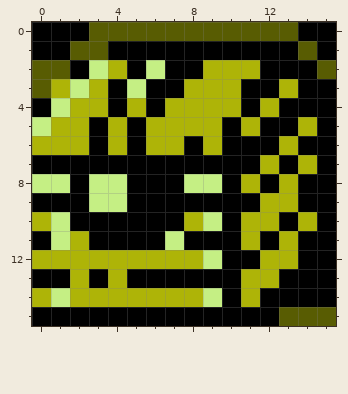
File history of a pixel-art sprite, data/images/closed_treasure.png. This is how it looked before the edit.
The file is 16x16 pixels.
And afterwards:
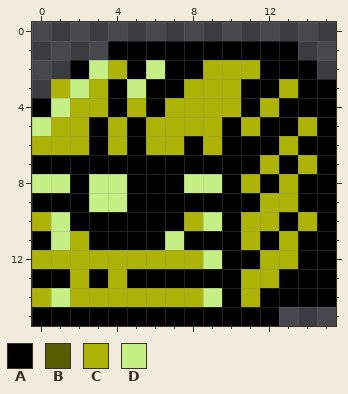
Palette (. is transparent): A #000000  B #585c02  C #aeb407  D #c5ef84
Diff:
y 0: x 0..15 AAABBBBBBBBBBBAA -> ................
y 1: x 0..3 AABB -> ....; x 14..15 BA -> ..
y 2: x 0..1 BB -> ..; x 15 B -> .
y 3: x 0 B -> .
y 15: x 13..15 BBB -> ...
